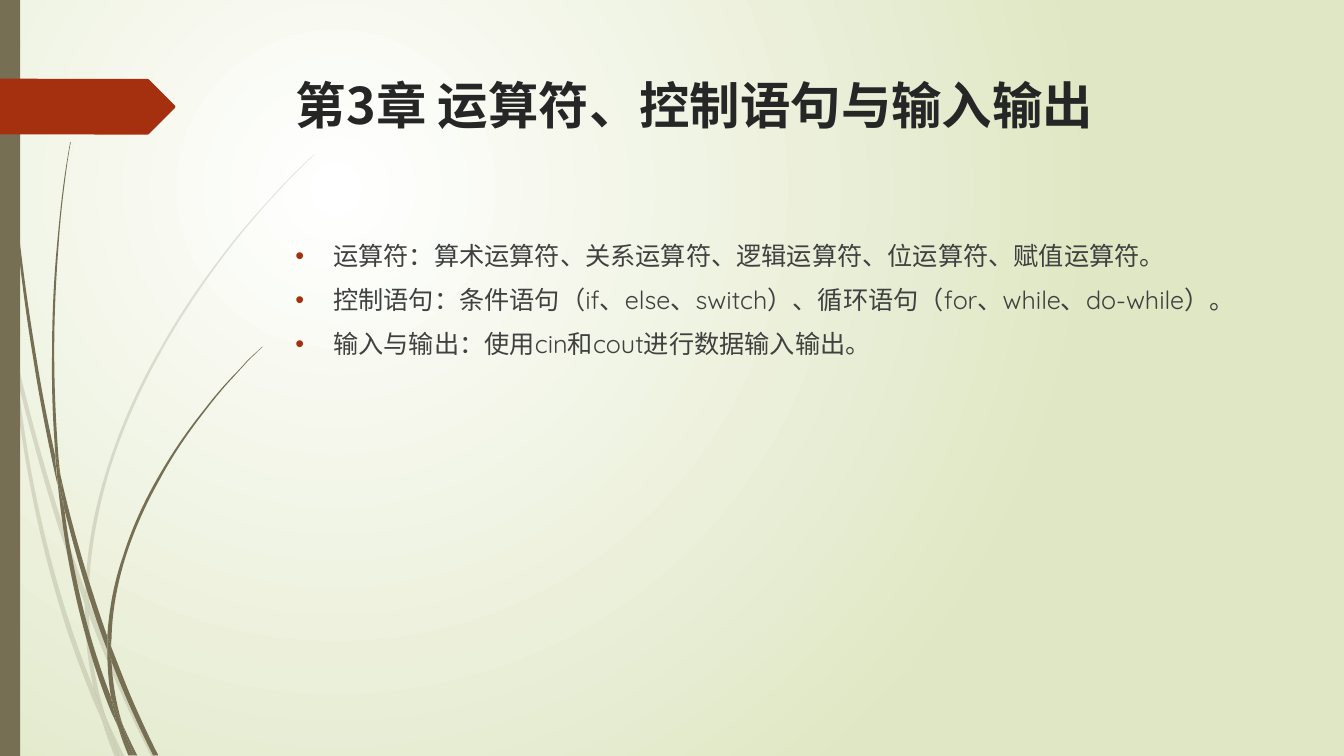
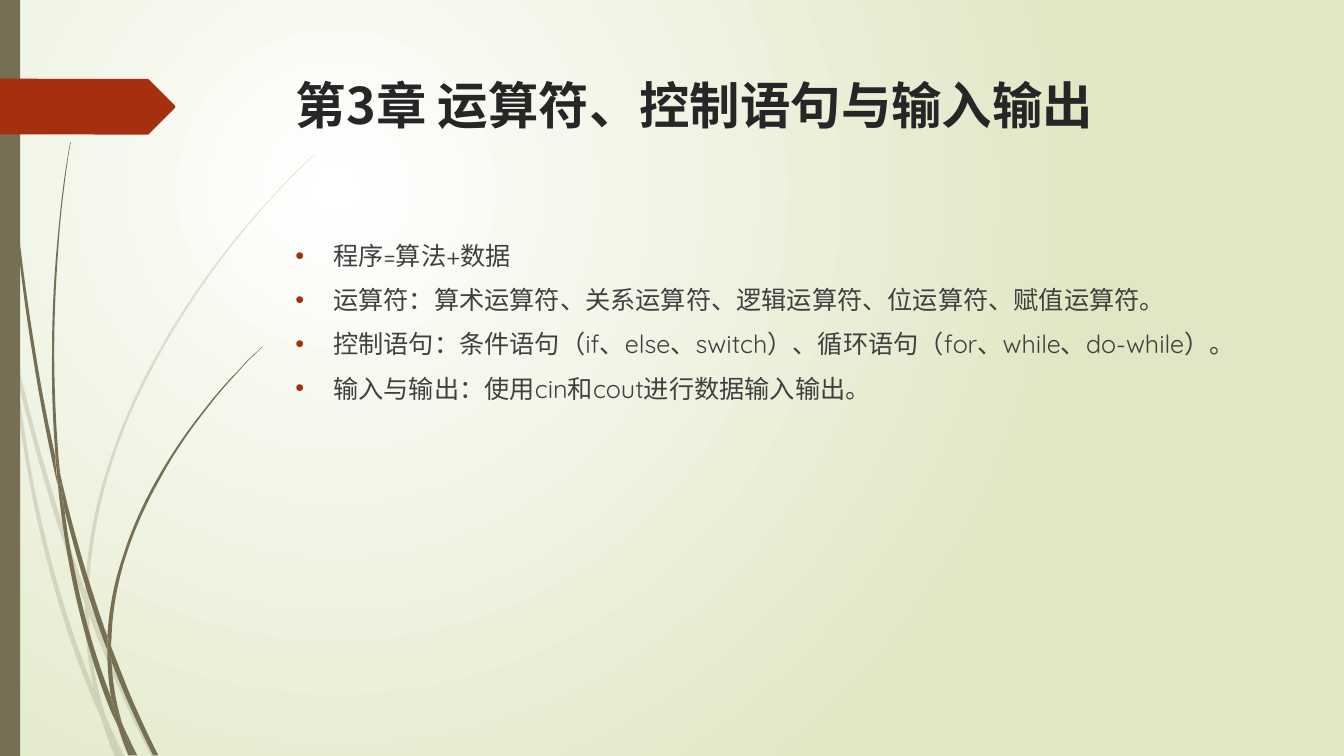
Before and after one commit to liuty2006/learn, a slide deck: slide 28 of learn_cpp/docs/C++语言培训.pptx. Drawn at 1344x756 pixels with LibreOffice and Linux fonts; fonts in the diff are those of the drawing. Boxes give left, top, right and bottom in pixels: in the first picture for what was removed or moved away, otherwise in the second. Text is boxed around its words. In the diff, an @@ line names an element or a change of style, - is before the commit and + after.

```diff
--- a/learn_cpp/docs/C++语言培训.pptx
+++ b/learn_cpp/docs/C++语言培训.pptx
@@ text at box(333, 244, 511, 267): paragraph added @@
+• 程序=算法+数据
```
Also in this commit, not shown: 4 other slides changed, 1 slide added, 1 other file.
